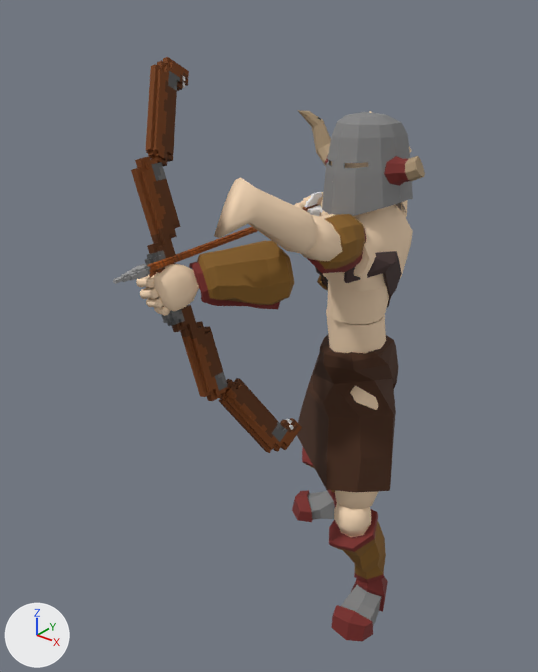
The FBX model 캐릭터 에셋/Player/bow/player@bow_shot1_hold.FBX as it was, and as the next commit left it.
Camera for both pictures: a camera (50 mm lens) standing at (1.095, -1.827, 1.9) and looking at (-0.154, -0.265, 0.932). The lights are fixed; the arrows at lower left show +X, +Y and +Z. Both versions are drawn at frame 32 of the action 'Take 001'; the numbers are the values there.

The older version as bpy lines, for what is in view:
```python
ob_arrow_pivot = bpy.data.objects.new('Arrow_Pivot', None)
ob_arrow_pivot.location = (-0.183, -0.0324, 1.258)
ob_arrow_pivot.rotation_euler = (0.0879, 1.476, -3.027)  # degrees (5, 85, -173)
ob_arrow_pivot.scale = (0.787, 0.918, 0.787)
ob_bow_limb_bottom = bpy.data.objects.new('Bow_Limb_Bottom', me_mesh_009)
ob_bow_limb_bottom.parent = ob_bow_pivot
ob_bow_limb_bottom.location = (-0.0709, 0.304, -0.0101)
ob_bow_limb_bottom.rotation_euler = (0.023, 0.179, 0.494)  # degrees (1.3, 10, 28)
ob_bow_limb_upper = bpy.data.objects.new('Bow_Limb_Upper', me_mesh_008)
ob_bow_limb_upper.parent = ob_bow_pivot
ob_bow_limb_upper.location = (-0.0709, 0.891, -0.0101)
ob_bow_limb_upper.rotation_euler = (0.0653, -0.169, -0.498)  # degrees (3.7, -9.7, -29)
ob_bow_pivot = bpy.data.objects.new('Bow_Pivot', None)
ob_bow_pivot.location = (0.0368, -0.498, 0.643)
ob_bow_pivot.rotation_euler = (-1.217, 0.00379, -1.613)  # degrees (-70, 0.2, -92)
ob_bow_pivot.scale = (-1.0, -1.0, -1.0)
ob_zuplin_lb_dress = bpy.data.objects.new('Zuplin_LB_Dress', me_mesh_006)
ob_zuplin_lb_dress.location = (-0.002, 0.01, 0.0)
ob_zuplin_lb_dress.rotation_euler = (1.571, 0.0, 0.0)  # degrees (90, 0, 0)
ob_zuplin_lb_dress.scale = (0.87, 0.87, 0.87)
# also in view: 'Zuplin_Helmet' at (-0.042, -0.024, 1.433); 'Arrow_Obj' at (-0.183, -0.382, 1.263); 'DummyMesh' at (-0.015, -0.164, 0.92); 'Bow_Main' at (-0.165, -0.622, 1.206); 'Zuplin_Foot_Armored Boots' at (-0.02, -0.05, 0.19)
```
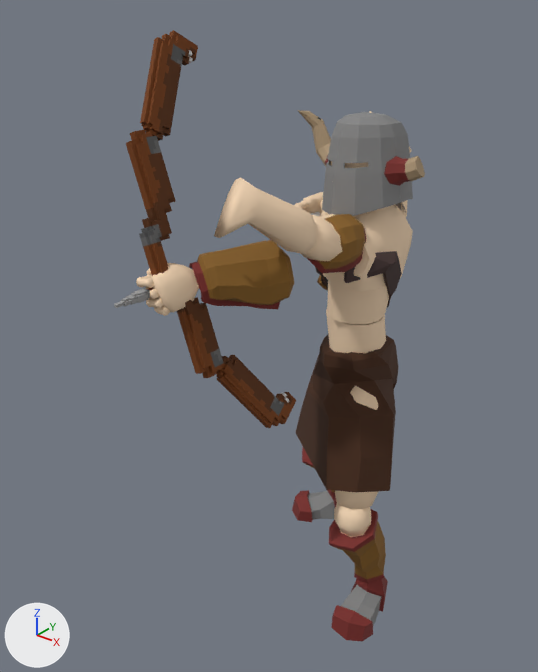
ob_bow_pivot is not drawn itself; it is the parent of ob_bow_limb_bottom, ob_bow_main, ob_bow_limb_upper.
ob_arrow_pivot is not drawn itself; it is the parent of ob_arrow_obj.

Pixel boxes (x1, y1, x2, y2) of what changed, in the pictures (538 x 672 px):
```json
{"object": "Bow_Main", "change": "moved", "before": [131, 156, 227, 401], "after": [126, 130, 223, 378]}
{"object": "Bow_Limb_Upper", "change": "turned, moved", "before": [146, 57, 189, 166], "after": [140, 30, 198, 141]}
{"object": "Bow_Limb_Bottom", "change": "moved, turned", "before": [219, 378, 302, 453], "after": [216, 355, 296, 428]}
{"object": "Arrow_Obj", "change": "moved", "before": [113, 192, 323, 284], "after": [114, 212, 320, 308]}
```

Edits to the scene script, one JSON object a line:
```json
{"op": "set", "path": "ob_bow_limb_bottom.rotation_euler", "old": "(0.023, 0.179, 0.494)", "new": "(0.0156, -0.0071, 0.55)", "note": "degrees (1.3, 10, 28) -> degrees (0.9, -0.4, 32)"}
{"op": "set", "path": "ob_bow_pivot.location", "old": "(0.0368, -0.498, 0.643)", "new": "(0.0224, -0.496, 0.704)"}
{"op": "set", "path": "ob_bow_limb_upper.rotation_euler", "old": "(0.0653, -0.169, -0.498)", "new": "(-0.0163, -0.0266, -0.55)", "note": "degrees (3.7, -9.7, -29) -> degrees (-0.9, -1.5, -32)"}
{"op": "set", "path": "ob_arrow_pivot.location", "old": "(-0.183, -0.0324, 1.258)", "new": "(-0.19, -0.0316, 1.195)"}
```
